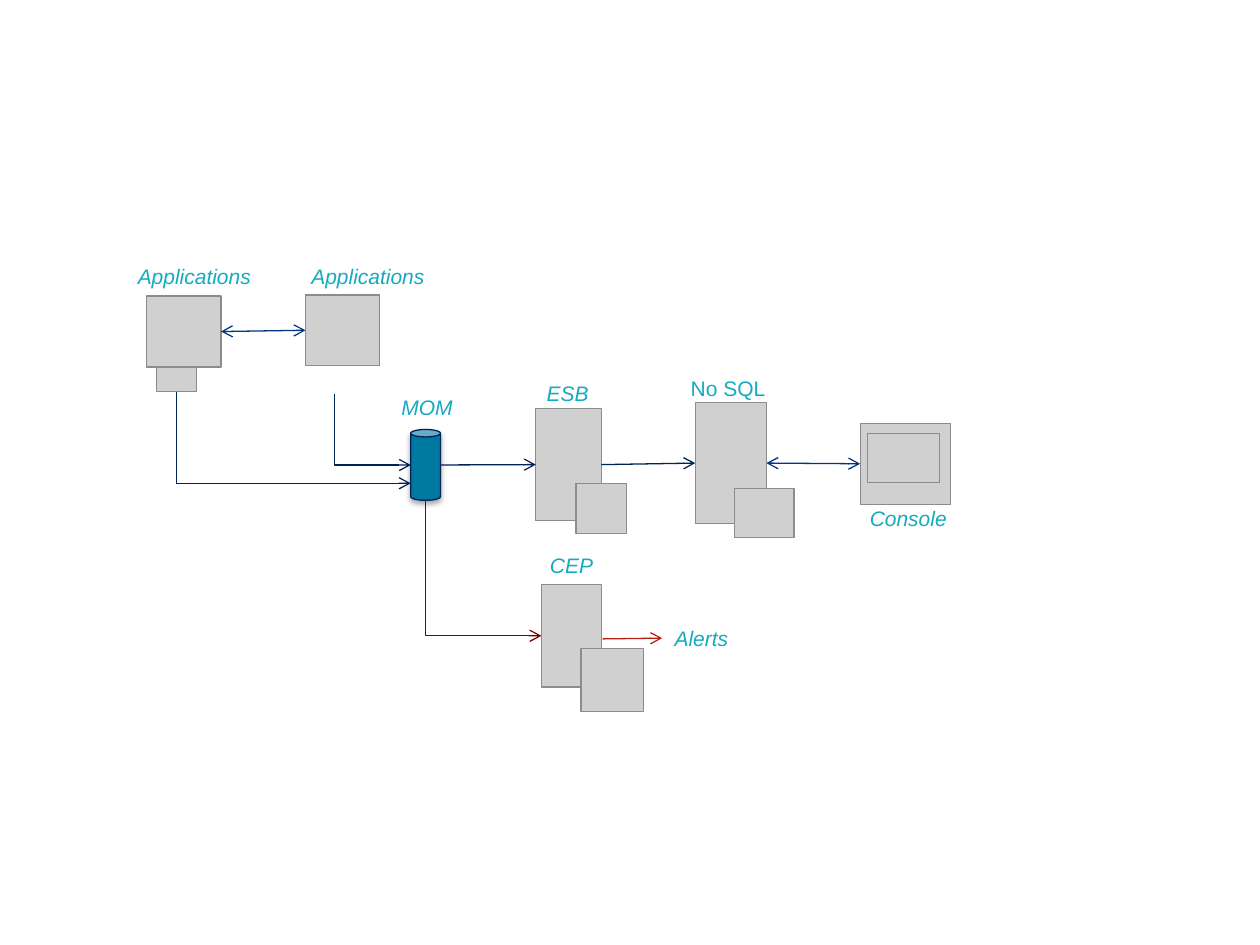
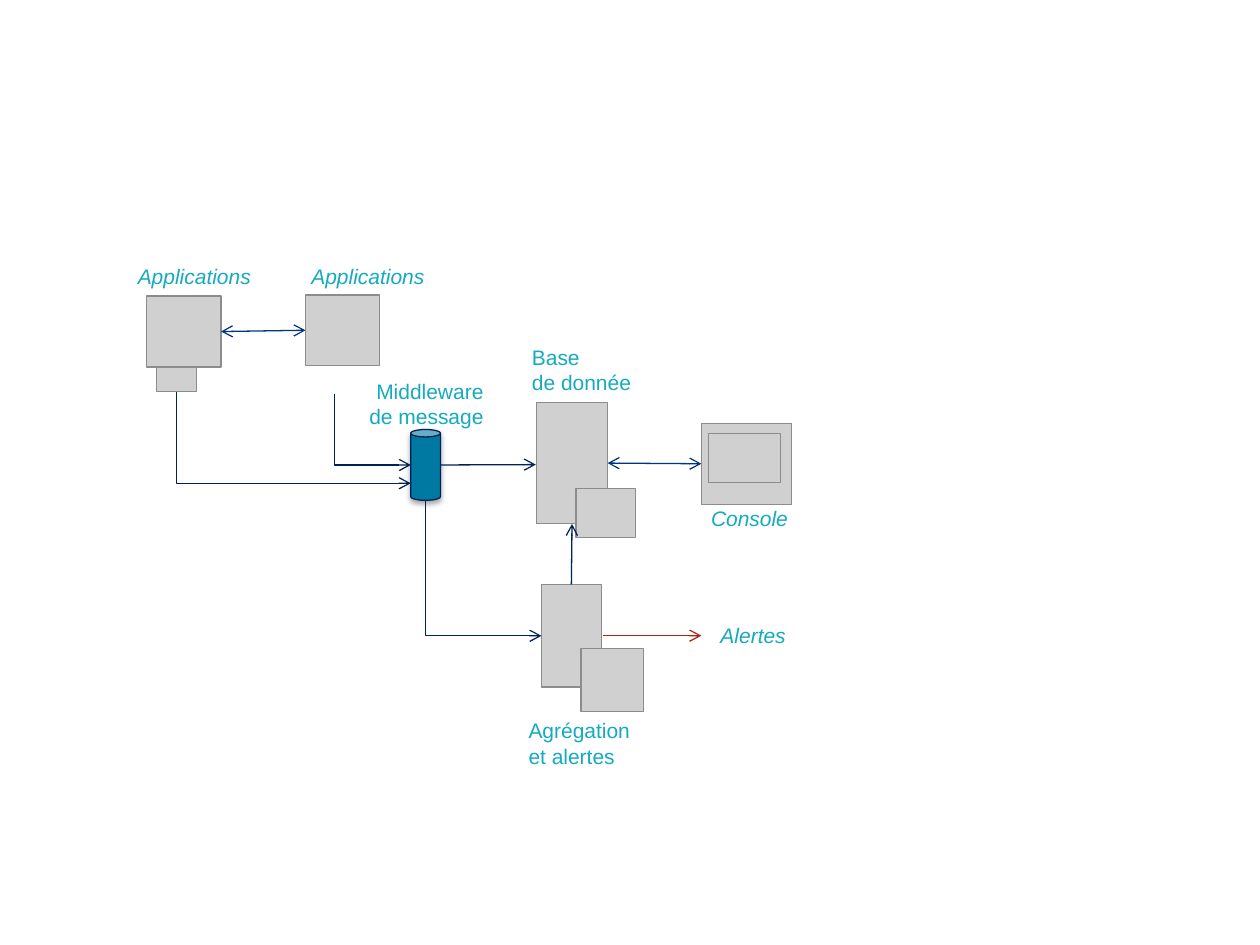
Before and after one commit to archiloque/blog, a slide deck: slide 3 of monitoring_echanges/illus.pptx. Drawn at 1260x945 pixels with LibreOffice and Linux fonts; fonts in the diff are those of the drawing; grey boxes stand for pictures; background and template pictures are left out. Boxes give left, top, right and bottom in pixels: in the first picture for what was removed or moved away, otherwise in the second. Text is boxed around its words. In the diff, an @@ line names an element or a change of style, - is before the commit and + after.

```diff
--- a/monitoring_echanges/illus.pptx
+++ b/monitoring_echanges/illus.pptx
@@ text at (532,350,631,391): text changed @@
-No SQL
+Base
+de donnée
@@ text at (369,383,483,428): text changed; italic off @@
-MOM
+Middleware
+de message
@@ text removed at (547,386,589,402) @@
-ESB
@@ picture removed at (536,408,601,520) @@
@@ arrow removed from (601, 465) to (696, 464) @@
@@ 4 pictures, 1 text, 1 double arrow: place and size @@
-4 pictures, 1 text, 1 double arrow at (696,402,951,537)
+4 pictures, 1 text, 1 double arrow at (537,402,793,537)
@@ elbow arrow (426, 500) - (542, 636): stroke #800000 0.75 pt to #002356 0.75 pt @@
@@ picture removed at (576,484,626,534) @@
@@ arrow added from (571, 585) to (572, 524), #002356 0.75 pt @@
@@ text removed at (550,558,593,573) @@
-CEP
@@ text at (720,627,785,644): text changed @@
-Alerts
+Alertes
@@ arrow moved from (602, 639) - (663, 638) to (602, 636) - (702, 636) @@
@@ text added at (529,722,630,765), 12 pt, text #15AABE @@
+Agrégation
+et alertes
```
Also in this commit, not shown: 2 other slides changed, 3 other files.
